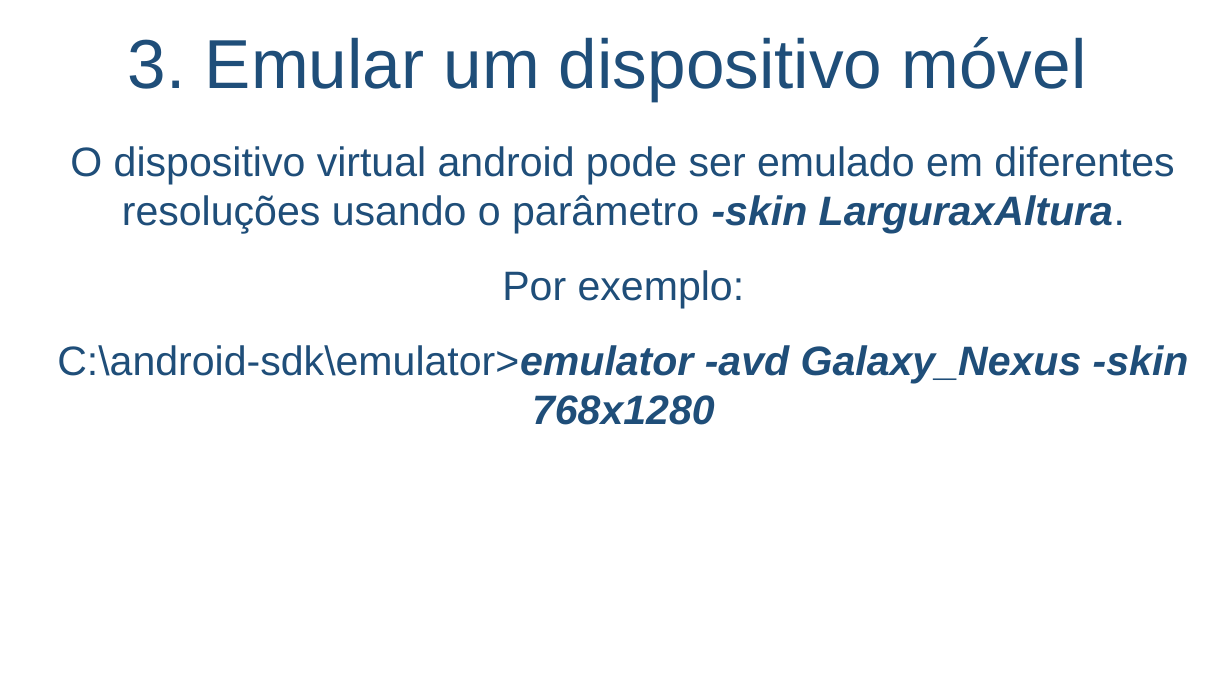
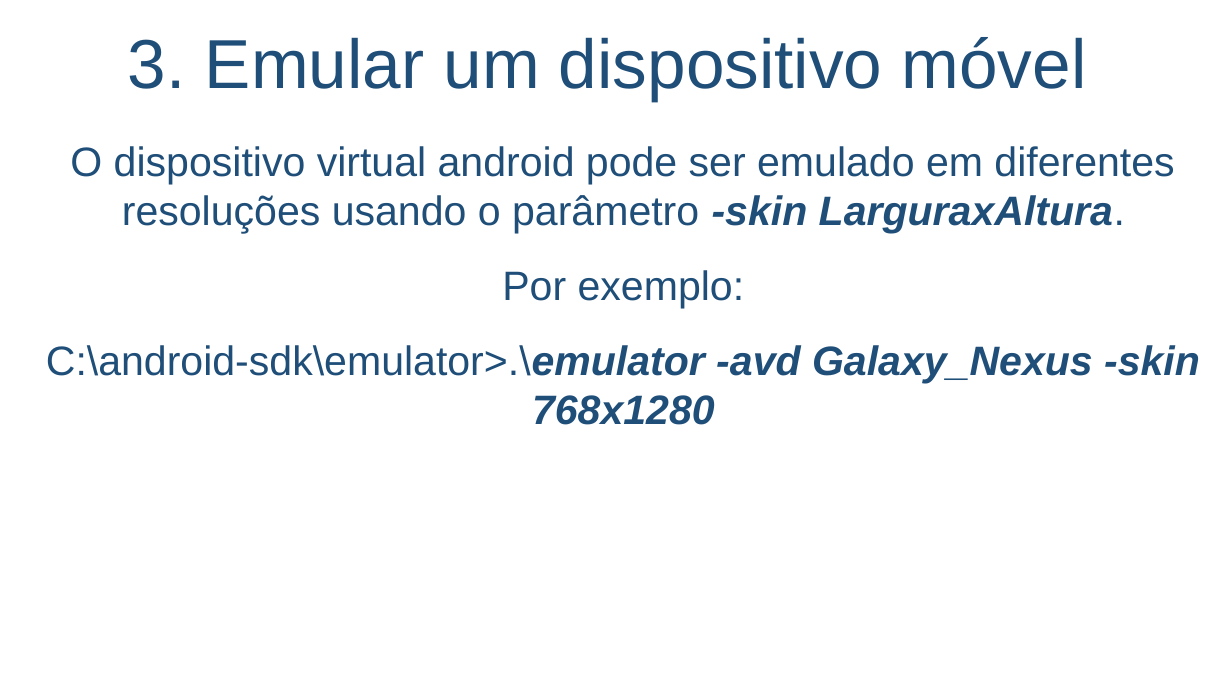
Before and after one commit to salmo-jr/public-slides, a slide deck: slide 28 of building-games-for-Android.pptx. Drawn at 1232x693 pixels with LibreOffice and Linux fonts; fonts in the diff are those of the drawing; background and template pictures are left out. Boxes give left, top, right and bottom in pixels: in the first picture for what was removed or moved away, otherwise in the second. Text is boxed around its words. In the diff, an @@ line names an element or a change of style, - is before the commit and + after.

```diff
--- a/building-games-for-Android.pptx
+++ b/building-games-for-Android.pptx
@@ text at (46,345,1200,425): text changed @@
-C:\android-sdk\emulator>emulator -avd Galaxy_Nexus -skin 768x1280
+C:\android-sdk\emulator>.\emulator -avd Galaxy_Nexus -skin 768x1280
```
Also in this commit, not shown: 7 other slides changed.
